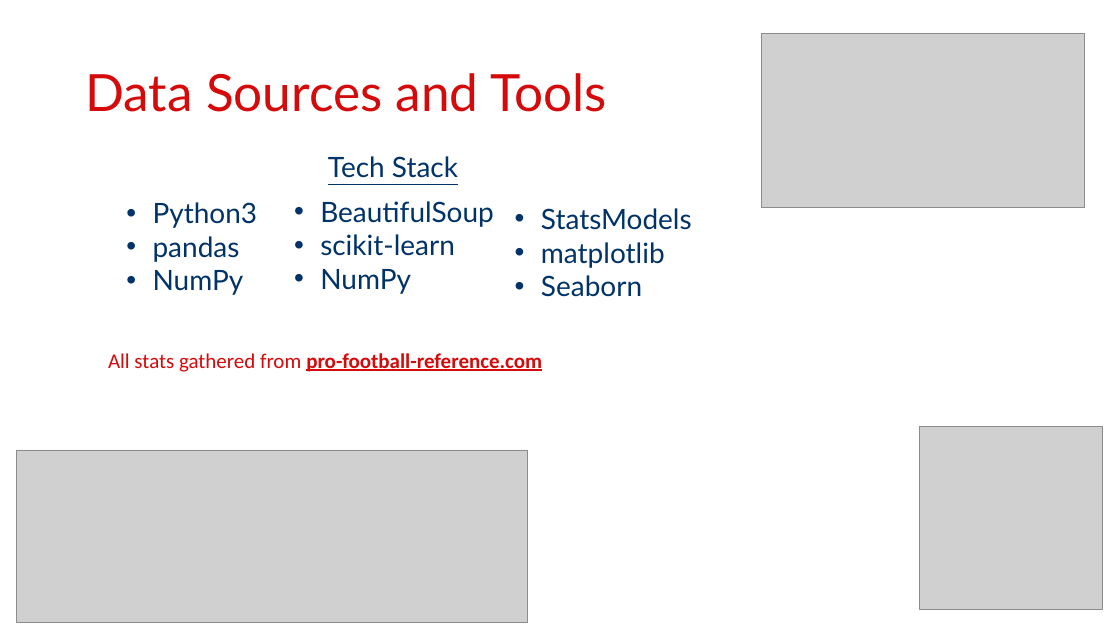
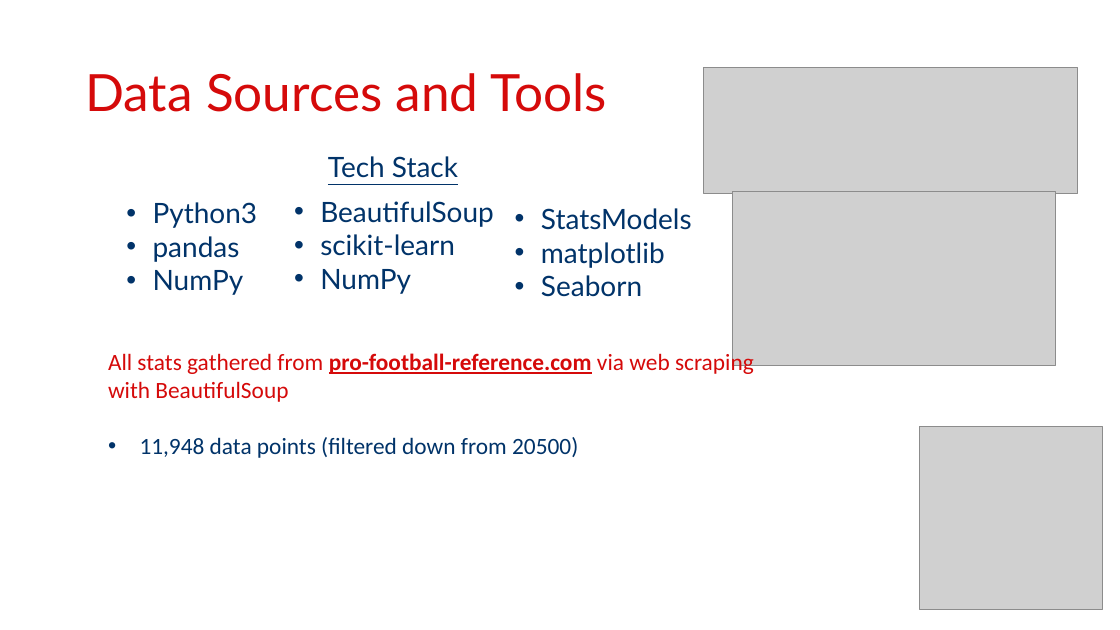
Before and after one commit to edubu2/metis-project2, a slide deck: slide 3 of NFL_Linear_Regression.pptx.pptx. Drawn at 1120x630 pixels with LibreOffice and Linux fonts; fonts in the diff are those of the drawing; grey boxes stand for pictures. Boxes give left, top, right and bottom in pixels: in the first picture for what was removed or moved away, otherwise in the second. Text is boxed around its words. In the diff, an @@ line names an element or a change of style, - is before the commit and + after.

```diff
--- a/NFL_Linear_Regression.pptx.pptx
+++ b/NFL_Linear_Regression.pptx.pptx
@@ picture: place and size @@
-picture at <box>17,450,528,623</box>
+picture at <box>704,67,1078,193</box>
@@ picture: place and size @@
-picture at <box>761,33,1085,207</box>
+picture at <box>733,192,1056,365</box>
@@ text at <box>108,350,754,458</box>: text changed; size 18 to 20 pt; bold off @@
-All stats gathered from pro-football-reference.com
+All stats gathered from pro-football-reference.com via web scraping with BeautifulSoup
+• 11,948 data points (filtered down from 20500)
```
Also in this commit, not shown: 2 other slides changed, 1 slide added, 4 other files.
